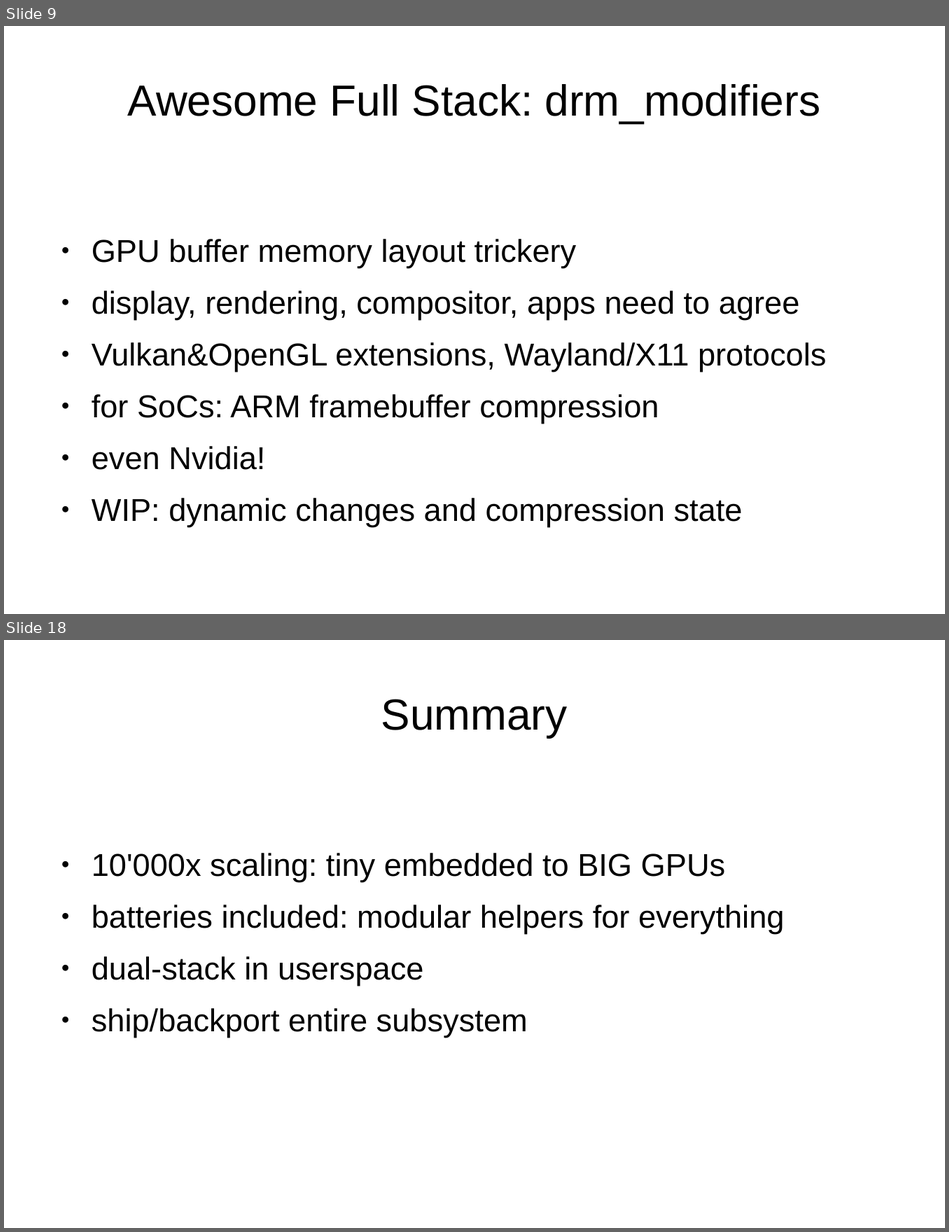
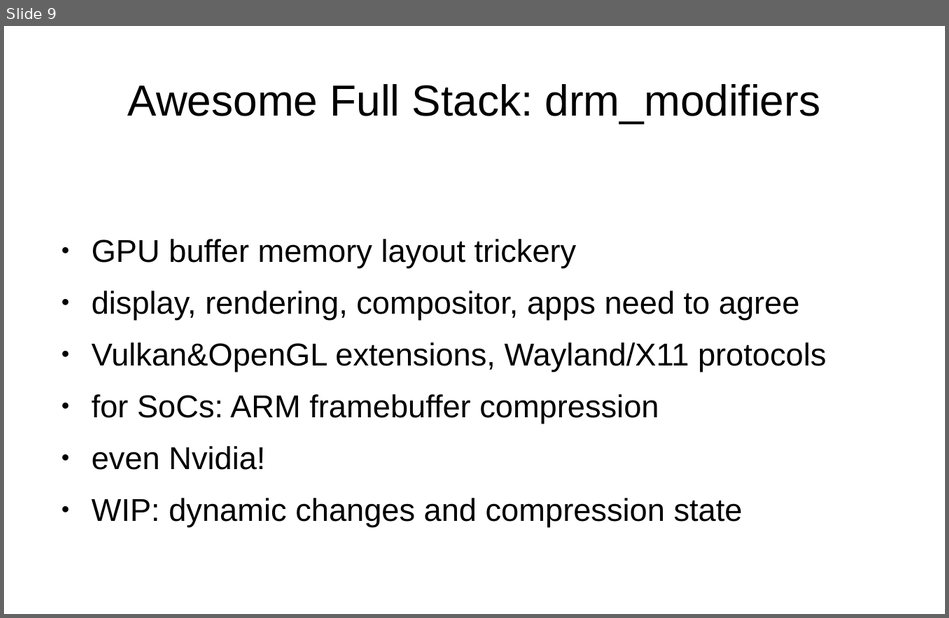
Before and after one commit to danvet/danvet.github.io, a slide deck: slides/lca-2020-awesome.odp. Shown one above the other, each under a label of ours: slides 9 and 18 before the commit, slide 9 after it; the slides between them are not shown. The pictures are 949x1232 and 949x618 pixels, drawn with LibreOffice and Linux fonts; fonts in the diff are those of the drawing. Boxes give left, top, right and bottom in pixels: in the first picture for what was removed or moved away, otherwise in the second. Text is boxed around its words. In the diff, an @@ line names an element or a change of style, - is before the commit and + after.

```diff
--- a/slides/lca-2020-awesome.odp
+++ b/slides/lca-2020-awesome.odp
@@ slide 18 removed at (4,640,945,1228), background #FFFFFF @@
@@ title removed at (381,699,568,737) @@
-Summary
@@ text removed at (92,853,784,1038) @@
-● 10'000x scaling: tiny embedded to BIG GPUs
-● batteries included: modular helpers for everything
-● dual-stack in userspace
-● ship/backport entire subsystem
```
Also in this commit, not shown: 16 slides added, 9 other slides removed.
